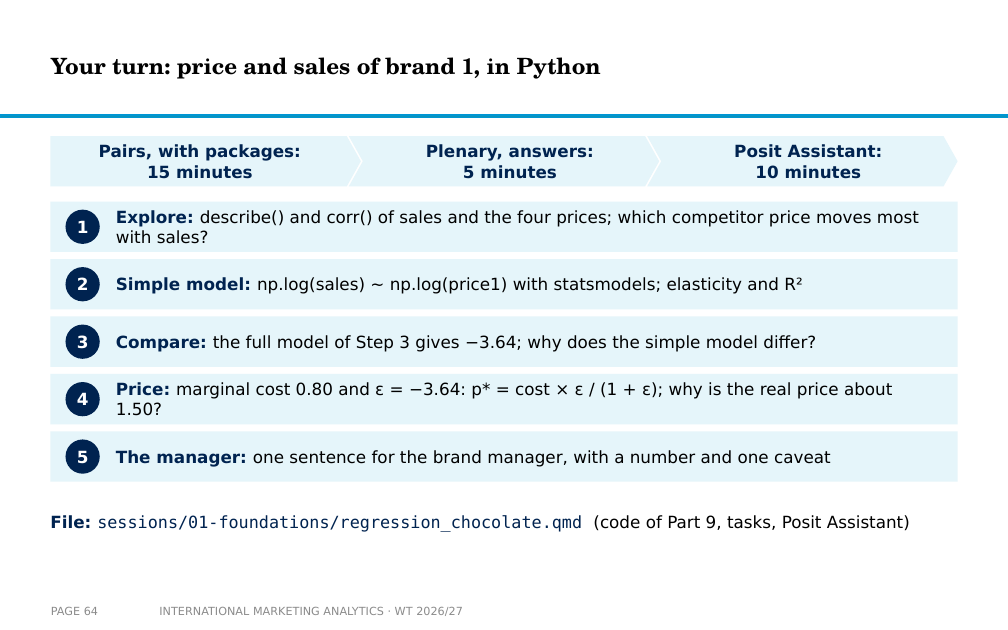
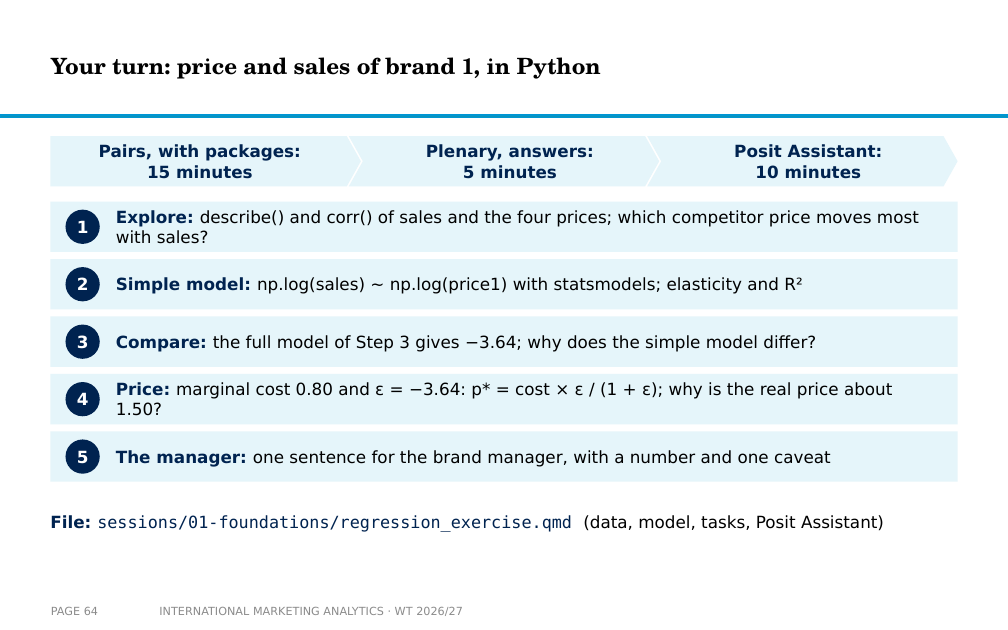
Before and after one commit to arnefloh-wu/international-marketing-analytics-teaching, a slide deck: slide 64 of slides/01b_statistics-and-regression_WT26-27.pptx. Drawn at 1008x630 pixels with LibreOffice and Linux fonts; fonts in the diff are those of the drawing; background and template pictures are left out. Boxes give left, top, right and bottom in pixels: in the first picture for what was removed or moved away, otherwise in the second. Text is boxed around its words. In the diff, an @@ line names an element or a change of style, - is before the commit and + after.

```diff
--- a/slides/01b_statistics-and-regression_WT26-27.pptx
+++ b/slides/01b_statistics-and-regression_WT26-27.pptx
@@ text at (x1=50, y1=515, x2=884, y2=532): text changed @@
-File: sessions/01-foundations/regression_chocolate.qmd (code of Part 9, tasks, Posit Assistant)
+File: sessions/01-foundations/regression_exercise.qmd (data, model, tasks, Posit Assistant)
```
Also in this commit, not shown: 2 other slides changed, 4 other files.
